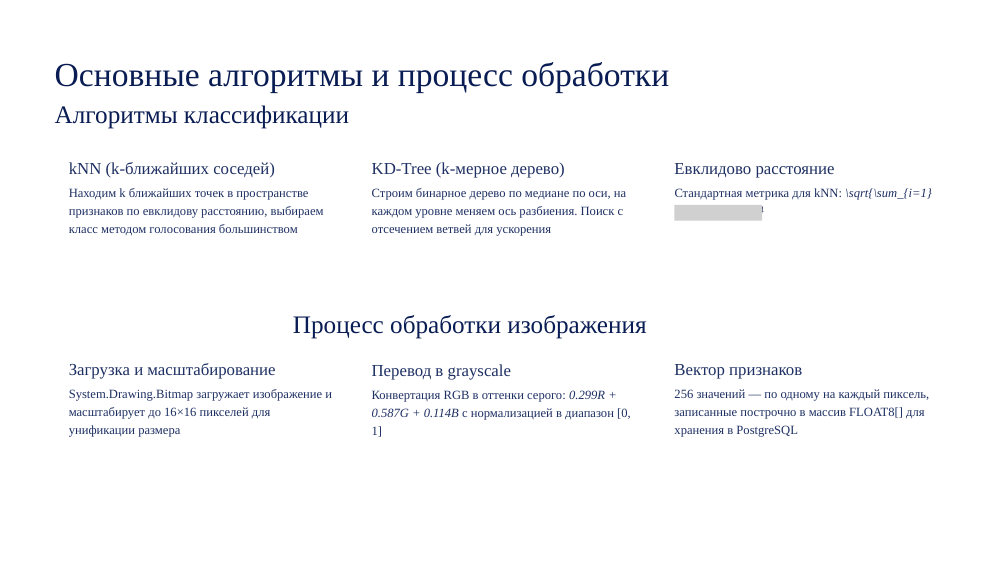
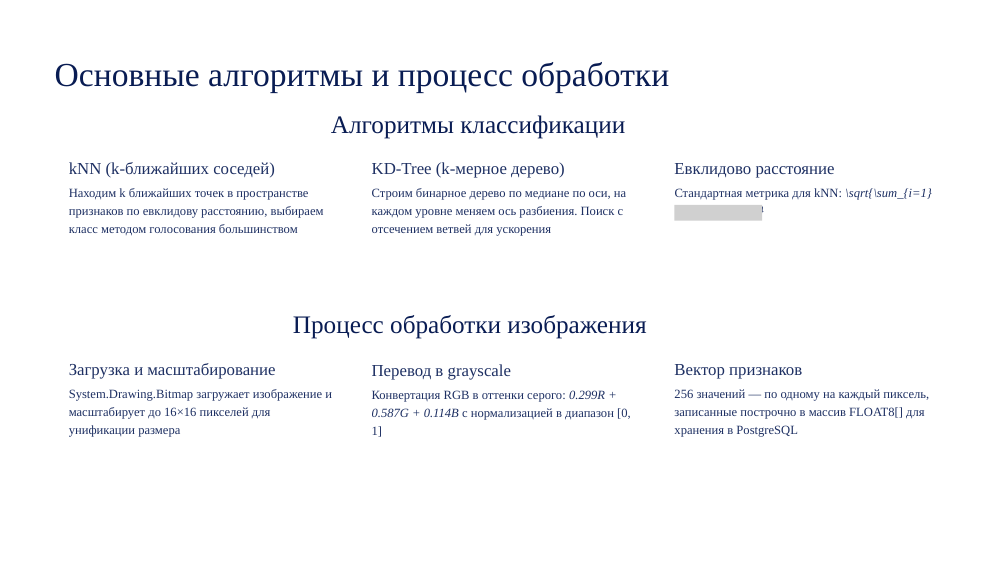
Before and after one commit to KockAnigilator/ImageRecognition, a slide deck: slide 13 of Финал.pptx. Drawn at 1008x567 pixels with LibreOffice and Linux fonts; fonts in the diff are those of the drawing; grey boxes stand for pictures. Boxes give left, top, right and bottom in pixels: in the first picture for what was removed or moved away, otherwise in the second. Text is boxed around its words. In the diff, an @@ line names an element or a change of style, - is before the commit and + after.

```diff
--- a/Финал.pptx
+++ b/Финал.pptx
@@ text "Алгоритмы классификации": place and size @@
-text "Алгоритмы классификации" at (55, 105, 349, 129)
+text "Алгоритмы классификации" at (331, 115, 625, 139)
```
Also in this commit, not shown: 1 other file.
